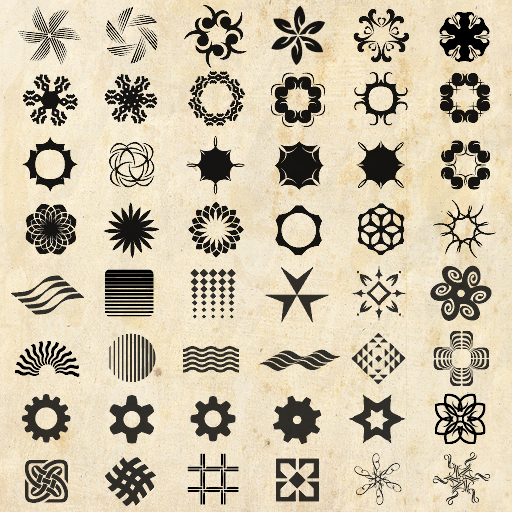
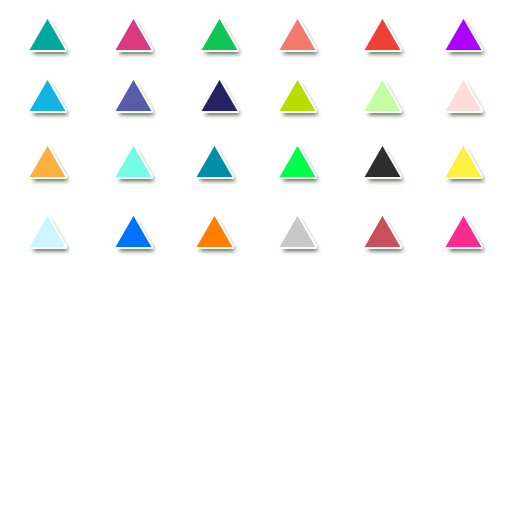
Layer changes from the first (512, 512) image to the second:
added layer "Layer 3" above "Layer 2" over [27, 16, 488, 256]
hid "Layer 1" over [0, 0, 512, 512]
hid "Background" over [0, 0, 512, 512]
